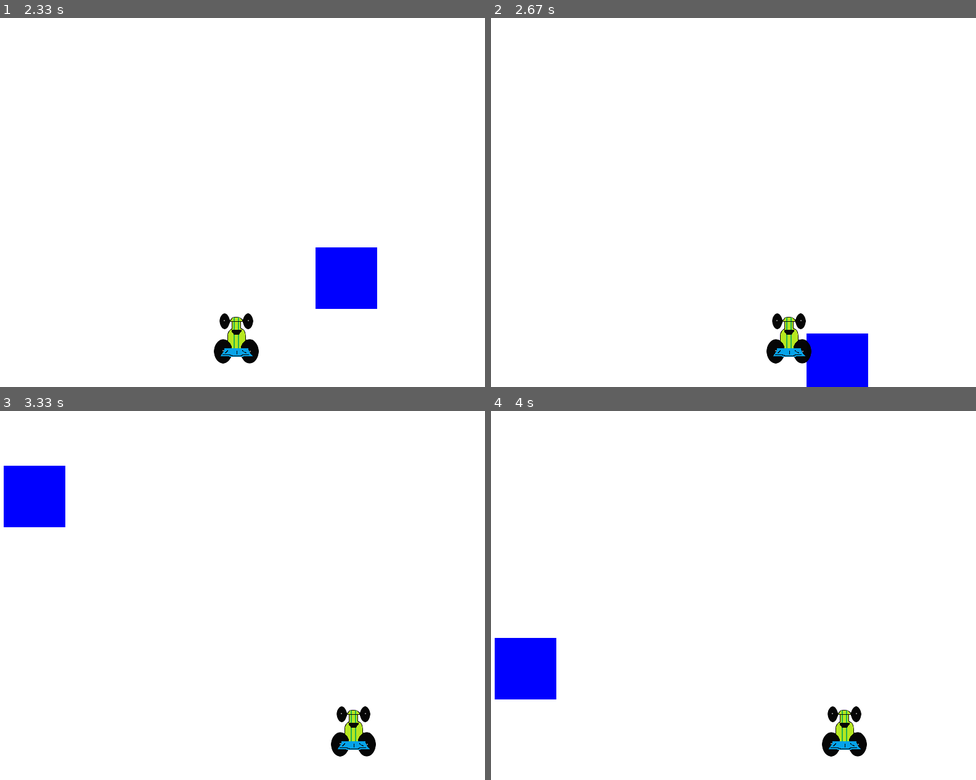
Above: before the commit, frames 1-4 (two rows, left to right).
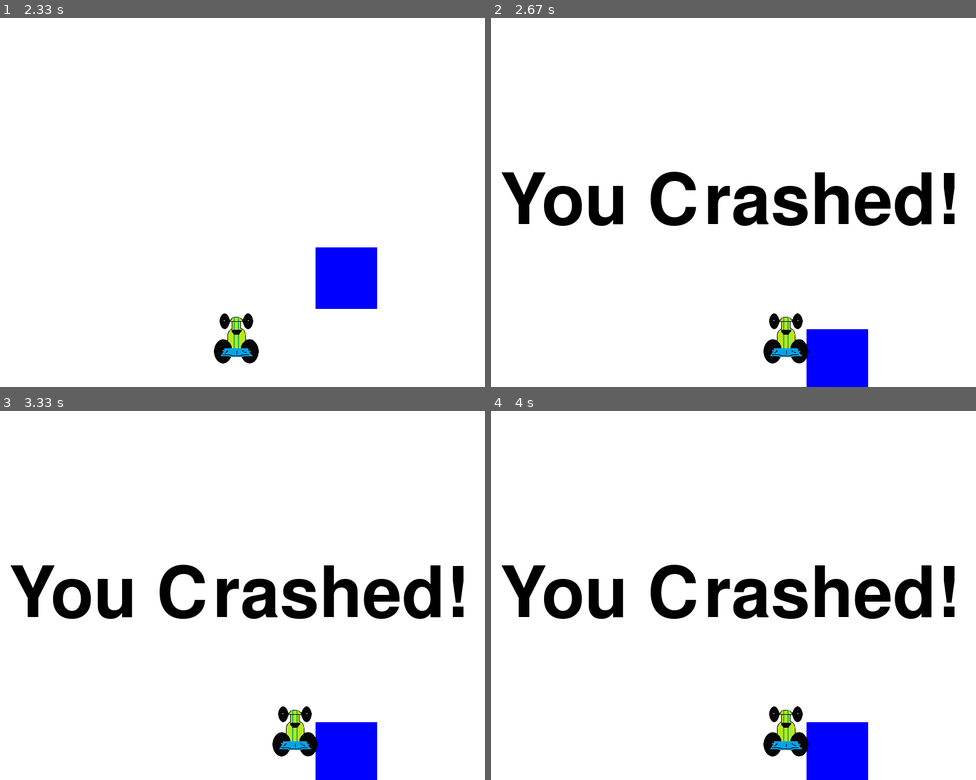
Above: after the commit, the same moments.

Repository: jacben13/PyGameLearn
Game: pygame game, started from A Racey Game.py
The game is run twice, just before and just after one commit, with the same random seed, the same clock (stepped at 60 frames per second) and the same inputs.
Inputs:
- Up to frame 1 (2.33 s): hold Right 0.33-0.8 s; hold Right 0.83-1.3 s; hold Left 1.33-1.87 s; hold Left 1.9-2.3 s
- Up to frame 2 (2.67 s): hold Right from 2.33 s (still down)
- Up to frame 3 (3.33 s): release Right at 2.97 s
- Up to frame 4 (4 s): no input

Frame 1 is identical in both runs. In frame 2, 6.2% of the frame differs, in the area x 2-96%, y 41-94%; in frame 3, 11%, in the area x 0-96%, y 14-100%; in frame 4, 11%.

Commit message:
completed lesson 7

Diff:
--- a/A Racey Game.py
+++ b/A Racey Game.py
@@ -31,8 +31,8 @@
 
 carImg = pygame.image.load('racecar.png')
 
-def things(thingx, thingy, thingw, thingh, color):
-    pygame.draw.rect(gameDisplay, color, [thingx, thingy, thingw, thingh])
+def obstacle(obstaclex, obstacley, obstaclew, obstacleh, color):
+    pygame.draw.rect(gameDisplay, color, [obstaclex, obstacley, obstaclew, obstacleh])
 
 # Helper function to blit the car image
 def car(x,y):
@@ -62,11 +62,11 @@
 
     x_change = 0
 
-    thing_startx = random.randrange(0, display_width)
-    thing_starty = -600
-    thing_speed = 7
-    thing_width = 100
-    thing_height = 100
+    obstacle_startx = random.randrange(0, display_width)
+    obstacle_starty = -600
+    obstacle_speed = 7
+    obstacle_width = 100
+    obstacle_height = 100
 
     gameExit = False
 
@@ -94,17 +94,22 @@
         x += x_change
 
         gameDisplay.fill(white)
-        things(thing_startx, thing_starty, thing_width, thing_height, blue)
-        thing_starty += thing_speed
+        obstacle(obstacle_startx, obstacle_starty, obstacle_width, obstacle_height, blue)
+        obstacle_starty += obstacle_speed
         car(x,y)
         # Check to see if car collides with the edge of the screen
         if x > display_width - car_width or x < 0:
             crash()
 
         # Check to see if the block has passed us
-        if thing_starty > display_height:
-            thing_starty = 0 - thing_height
-            thing_startx = random.randrange(0, display_width)
+        if obstacle_starty > display_height:
+            obstacle_starty = 0 - obstacle_height
+            obstacle_startx = random.randrange(0, display_width)
+
+        if y < obstacle_starty + obstacle_height:
+            if x > obstacle_startx and x < obstacle_startx + obstacle_width or x + car_width > obstacle_startx and x + \
+                    car_width < obstacle_startx + obstacle_width:
+                crash()
 
         pygame.display.update()
         clock.tick(60)
